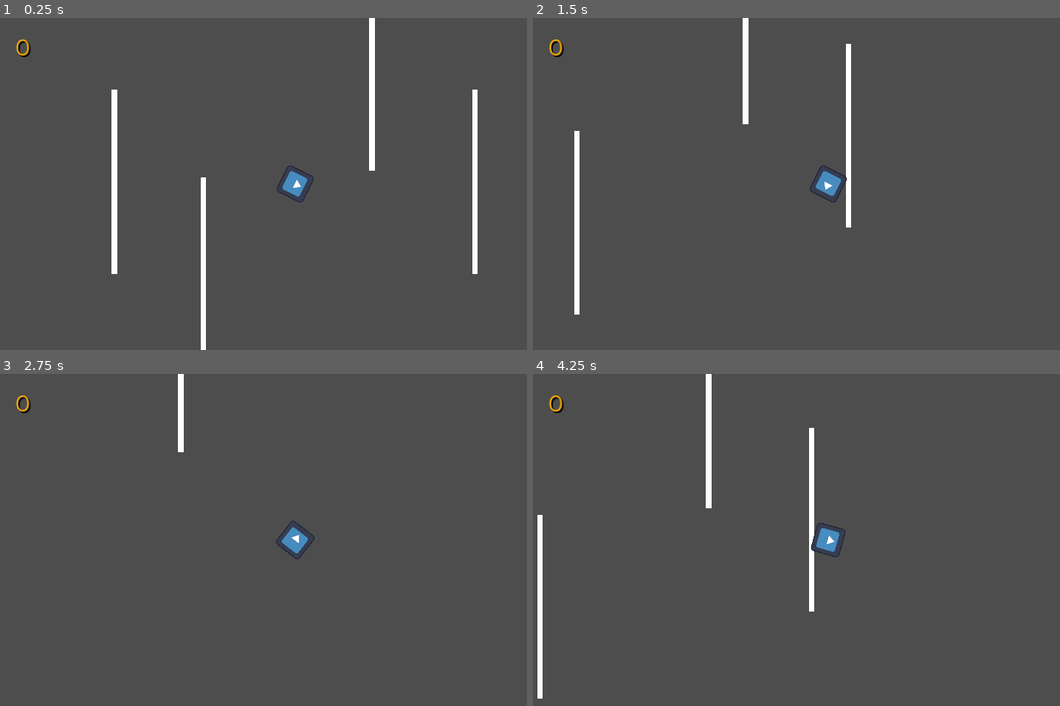
Above: before the commit, frames 1-4 (two rows, left to right).
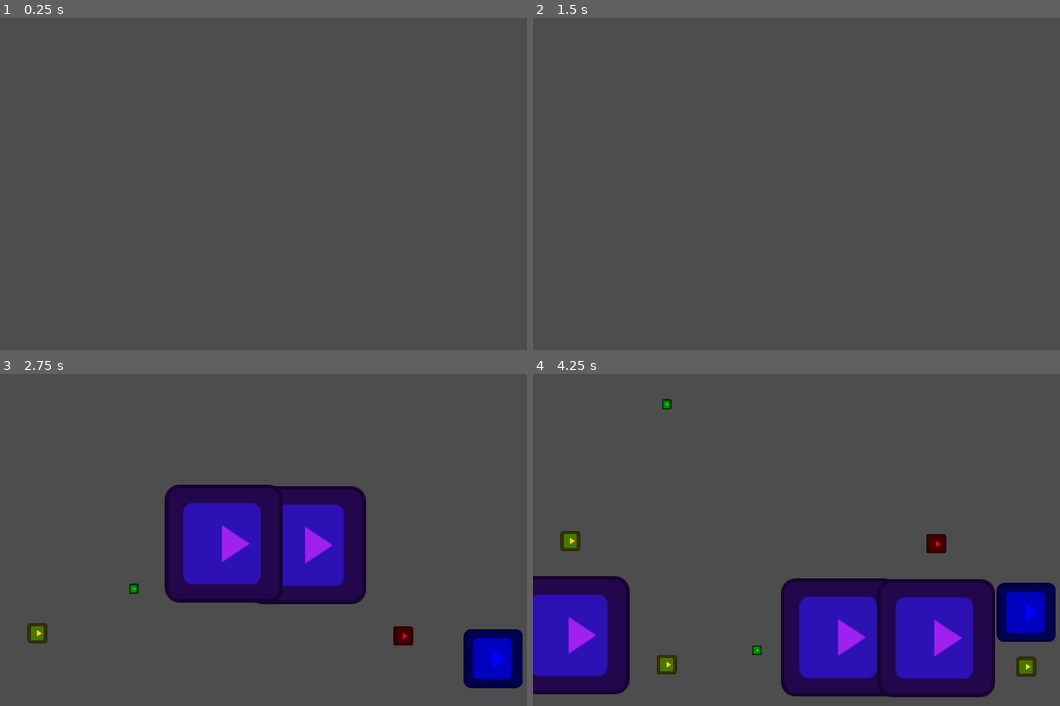
Above: after the commit, the same moments.

Repository: AgainstLightning/scifi_miami
Game: Godot game, scene res://take3/scenes/Main.tscn
Same seed, same stepped clock (60 frames per second), same inputs: the game is played once before the commit and once after it. Before the commit the project starts from res://temp/MobScene.tscn. The engine's default icon, where the game draws it, is replaced by a stand-in: a white triangle on a blue panel in a dark square.
Inputs (mouse positions are in pixels of both pictures, inside the frame that each line leads up to):
- Up to frame 1 (0.25 s): no input
- Up to frame 2 (1.5 s): tap Enter at 0.5 s; move the mouse to (959, 167) at 0.52 s; hold F (move_right) 0.53-1.28 s; tap Shift (roll) at 0.6, 1.35 s; move the mouse to (712, 200) at 1.27 s; hold D (move_down) from 1.28 s (still down)
- Up to frame 3 (2.75 s): move the mouse to (353, 466) at 2.02 s; release D (move_down) at 2.03 s; hold F (move_right) from 2.03 s (still down); click (353, 466) at 2.1 s; tap Shift (roll) at 2.3 s
- Up to frame 4 (4.25 s): move the mouse to (796, 606) at 2.77 s; release F (move_right) at 2.78 s; hold E (move_up) 2.78-3.53 s; tap Shift (roll) at 2.85, 3.6 s; move the mouse to (1007, 589) at 3.52 s; hold S (move_left) from 3.53 s (still down)

The runs differ from the first frame. In frame 1, 2.6% of the frame differs, in the area x 3-91%, y 0-100%; in frame 2, 1.8%; in frame 3, 16%; in frame 4, 25%, in the area x 0-100%, y 0-98%.

Commit message:
moving to windows

Diff:
--- /dev/null
+++ b/project/particles/Particles.tscn
@@ -0,0 +1,3 @@
+[gd_scene format=3 uid="uid://dsa148b3tcpil"]
+
+[node name="Particles" type="Node2D"]
--- a/project/project.godot
+++ b/project/project.godot
@@ -11,7 +11,7 @@
 [application]
 
 config/name="Sci-fi Miami"
-run/main_scene="res://temp/MobScene.tscn"
+run/main_scene="res://take3/scenes/Main.tscn"
 config/features=PackedStringArray("4.2", "GL Compatibility")
 config/icon="res://assets/icon.svg"
 
--- /dev/null
+++ b/project/take3/assets/enemies.json
@@ -0,0 +1,38 @@
+{
+	"enemies": {
+		"common": [
+			{
+				"health": 5,
+				"speed": 100,
+				"size": 1.5,
+				"color": "BLUE"
+			},
+			{
+				"health": 2,
+				"speed": 200,
+				"size": 0.5,
+				"color": "RED"
+			},
+			{
+				"health": 1,
+				"speed": 400,
+				"size": 0.25,
+				"color": "GREEN"
+			},
+			{
+				"health": 1,
+				"speed": 600,
+				"size": 3,
+				"color": "PURPLE"
+			}
+		],
+		"uncommon": [
+			{
+				"health": 20,
+				"speed": 200,
+				"size": 0.5,
+				"color": "GOLD"
+			}
+		]
+	}
+}
--- /dev/null
+++ b/project/take3/scenes/Enemy.tscn
@@ -0,0 +1,18 @@
+[gd_scene load_steps=4 format=3 uid="uid://di3d8y84a5mns"]
+
+[ext_resource type="Script" path="res://take3/scripts/enemy.gd" id="1_sc2q7"]
+[ext_resource type="Texture2D" uid="uid://di3fnib3sqnnp" path="res://assets/icon.svg" id="2_1ii8n"]
+
+[sub_resource type="CircleShape2D" id="CircleShape2D_kmtoa"]
+
+[node name="Enemy" type="CharacterBody2D"]
+collision_layer = 2
+script = ExtResource("1_sc2q7")
+
+[node name="Sprite2D" type="Sprite2D" parent="."]
+rotation = 1.5708
+texture = ExtResource("2_1ii8n")
+
+[node name="CollisionShape2D" type="CollisionShape2D" parent="."]
+scale = Vector2(6, 6)
+shape = SubResource("CircleShape2D_kmtoa")
--- /dev/null
+++ b/project/take3/scenes/Main.tscn
@@ -0,0 +1,62 @@
+[gd_scene load_steps=2 format=3 uid="uid://bvnvxj6nfkp5j"]
+
+[ext_resource type="Script" path="res://take3/scripts/spawner.gd" id="1_s4kei"]
+
+[node name="World" type="Node2D"]
+
+[node name="Spawner" type="Node2D" parent="."]
+position = Vector2(998, 997)
+script = ExtResource("1_s4kei")
+
+[node name="Timer" type="Timer" parent="Spawner"]
+wait_time = 2.0
+autostart = true
+
+[node name="Spawner2" type="Node2D" parent="."]
+position = Vector2(122, 990)
+script = ExtResource("1_s4kei")
+
+[node name="Timer" type="Timer" parent="Spawner2"]
+wait_time = 2.0
+autostart = true
+
+[node name="Spawner3" type="Node2D" parent="."]
+position = Vector2(1311, 999)
+script = ExtResource("1_s4kei")
+
+[node name="Timer" type="Timer" parent="Spawner3"]
+wait_time = 2.0
+autostart = true
+
+[node name="Spawner4" type="Node2D" parent="."]
+position = Vector2(435, 992)
+script = ExtResource("1_s4kei")
+
+[node name="Timer" type="Timer" parent="Spawner4"]
+wait_time = 2.0
+autostart = true
+
+[node name="Spawner5" type="Node2D" parent="."]
+position = Vector2(1604, 999)
+script = ExtResource("1_s4kei")
+
+[node name="Timer" type="Timer" parent="Spawner5"]
+wait_time = 2.0
+autostart = true
+
+[node name="Spawner6" type="Node2D" parent="."]
+position = Vector2(728, 992)
+script = ExtResource("1_s4kei")
+
+[node name="Timer" type="Timer" parent="Spawner6"]
+wait_time = 2.0
+autostart = true
+
+[node name="LevelManager" type="Node2D" parent="."]
+
+[connection signal="timeout" from="Spawner/Timer" to="Spawner" method="_on_timer_timeout"]
+[connection signal="timeout" from="Spawner2/Timer" to="Spawner2" method="_on_timer_timeout"]
+[connection signal="timeout" from="Spawner3/Timer" to="Spawner3" method="_on_timer_timeout"]
+[connection signal="timeout" from="Spawner4/Timer" to="Spawner4" method="_on_timer_timeout"]
+[connection signal="timeout" from="Spawner5/Timer" to="Spawner5" method="_on_timer_timeout"]
+[connection signal="timeout" from="Spawner6/Timer" to="Spawner6" method="_on_timer_timeout"]
--- /dev/null
+++ b/project/take3/scripts/big_enemy.gd
@@ -0,0 +1,5 @@
+extends "res://take3/scripts/enemy.gd"
+
+func _ready():
+	size = Vector2(3, 3)
+	color = Color.BLUE
--- /dev/null
+++ b/project/take3/scripts/enemy.gd
@@ -0,0 +1,22 @@
+extends CharacterBody2D
+
+var size = Vector2(0.5, 0.5)
+var color = Color.RED
+var speed = 200
+
+const COLOR_MAP = {
+	"RED": Color.RED,
+	"GREEN": Color.GREEN,
+	"BLUE": Color.BLUE,
+	"GOLD": Color.GOLD,
+	"PURPLE": Color.PURPLE
+}
+
+func setup(config):
+	scale = Vector2(config.size, config.size)
+	$Sprite2D.modulate = COLOR_MAP[config.color]
+	speed = -config.speed
+
+func _physics_process(delta):
+	var movement = Vector2(0, speed) * delta
+	move_and_collide(movement)
--- /dev/null
+++ b/project/take3/scripts/level_manager.gd
@@ -0,0 +1,4 @@
+extends Node
+
+func _ready():
+	randomize()
--- /dev/null
+++ b/project/take3/scripts/spawner.gd
@@ -0,0 +1,24 @@
+extends Node
+
+@onready var enemy = preload("res://take3/scenes/Enemy.tscn")
+@onready var big_enemy = preload("res://take3/scripts/big_enemy.gd")
+
+var enemies = {}
+
+func _ready():
+	var file = FileAccess.open("res://take3/assets/enemies.json", FileAccess.READ)
+	var content = file.get_as_text()
+	var json = JSON.new()
+	var data = json.parse_string(content)
+
+	enemies = data.enemies
+
+func _on_timer_timeout():
+	var roll = randi() % 10
+	var enemy_rarity = "uncommon" if roll == 9 else "common"
+	var potential_enemies = enemies[enemy_rarity]
+	var enemy_config = potential_enemies[randi() % potential_enemies.size()]
+	var enemy_instance = enemy.instantiate()
+	enemy_instance.setup(enemy_config)
+	get_parent().add_child(enemy_instance)
+	enemy_instance.global_position = self.global_position
